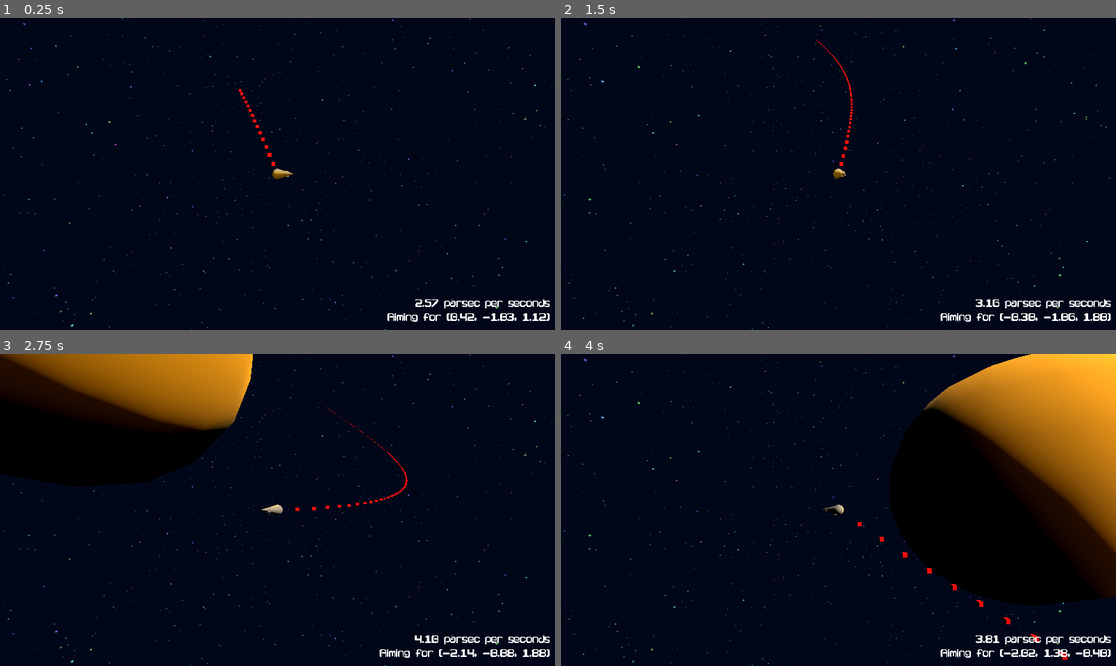
Above: before the commit, frames 1-4 (two rows, left to right).
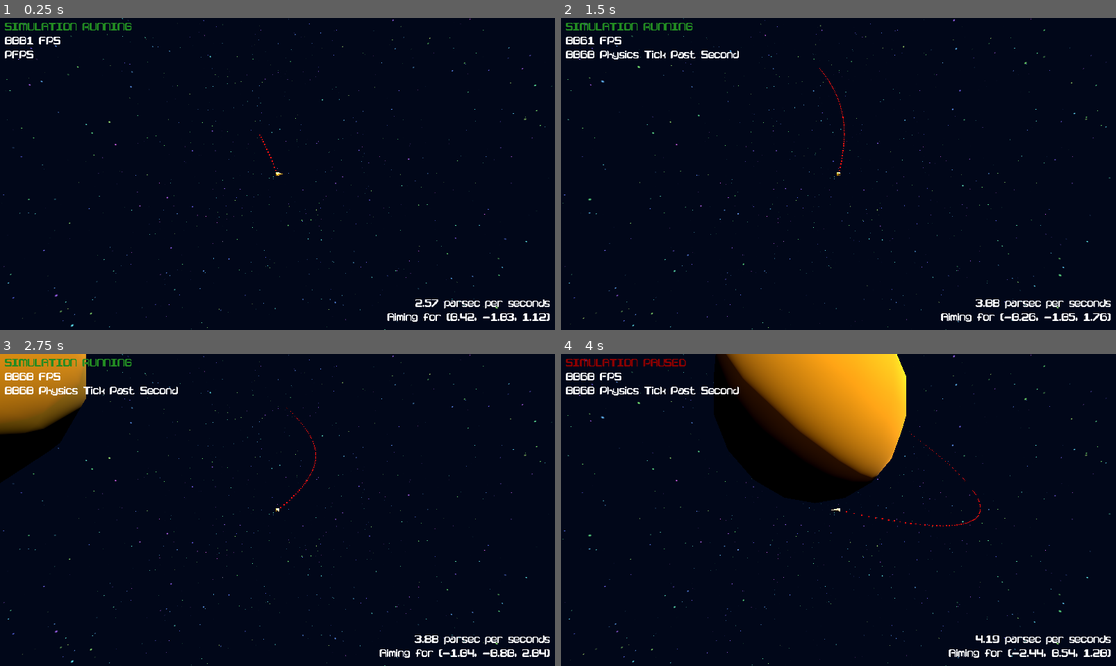
Above: after the commit, the same moments.

Repository: BlessedSleepSeeker/SpeedOfLight
Game: Godot game, scene res://world/StarSystem.tscn
Two runs of this game, one before a commit and one after it. Both use one fixed random seed, a clock stepped at 60 frames per second and the inputs below.
Inputs (mouse positions are in pixels of both pictures, inside the frame that each line leads up to):
- Up to frame 1 (0.25 s): no input
- Up to frame 2 (1.5 s): move the mouse to (960, 158) at 0.52 s; tap Shift (BulletTime, bound only after the commit) at 0.6 s; click (960, 158) at 0.8 s; move the mouse to (727, 189) at 1.27 s; click (727, 189) at 1.35 s
- Up to frame 3 (2.75 s): tap Space (TogglePhysics, bound only after the commit) at 1.55, 2.1 s; move the mouse to (333, 441) at 2.02 s; click (333, 441) at 2.17 s; tap Shift (BulletTime, bound only after the commit) at 2.3 s
- Up to frame 4 (4 s): move the mouse to (810, 572) at 2.77 s; right-click (810, 572) at 2.85 s; click (810, 572) at 3.05 s; move the mouse to (1005, 556) at 3.52 s; tap Shift (BulletTime, bound only after the commit) at 3.6 s; click (1005, 556) at 3.67 s; tap Space (TogglePhysics, bound only after the commit) at 3.8 s

The runs differ from the first frame. In frame 1, 0.7% of the frame differs, in the area x 0-53%, y 1-52%; in frame 2, 1.3%; in frame 3, 16%; in frame 4, 43%, in the area x 0-100%, y 0-98%.

Commit message:
camera swap on click

Diff:
--- /dev/null
+++ b/speed-of-light/HUD/DebugHUD.tscn
@@ -0,0 +1,50 @@
+[gd_scene load_steps=3 format=3 uid="uid://cdb7a5ryj70ke"]
+
+[ext_resource type="Script" uid="uid://bma7feq7vexb2" path="res://HUD/debug_hud.gd" id="1_4qn3b"]
+[ext_resource type="Theme" uid="uid://bk3xwao2qwxm8" path="res://HUD/HUD_theme.tres" id="2_ls625"]
+
+[node name="DebugHUDLayer" type="CanvasLayer"]
+script = ExtResource("1_4qn3b")
+
+[node name="Margin" type="MarginContainer" parent="."]
+anchors_preset = 15
+anchor_right = 1.0
+anchor_bottom = 1.0
+grow_horizontal = 2
+grow_vertical = 2
+theme = ExtResource("2_ls625")
+
+[node name="VBoxContainer" type="VBoxContainer" parent="Margin"]
+layout_mode = 2
+
+[node name="HBoxContainer" type="HBoxContainer" parent="Margin/VBoxContainer"]
+layout_mode = 2
+size_flags_vertical = 3
+
+[node name="HBoxContainer" type="VBoxContainer" parent="Margin/VBoxContainer/HBoxContainer"]
+layout_mode = 2
+size_flags_horizontal = 3
+
+[node name="IsPausedLabel" type="RichTextLabel" parent="Margin/VBoxContainer/HBoxContainer/HBoxContainer"]
+unique_name_in_owner = true
+layout_mode = 2
+size_flags_horizontal = 3
+bbcode_enabled = true
+text = "simulation state"
+fit_content = true
+
+[node name="FPSLabel" type="RichTextLabel" parent="Margin/VBoxContainer/HBoxContainer/HBoxContainer"]
+unique_name_in_owner = true
+layout_mode = 2
+size_flags_horizontal = 3
+bbcode_enabled = true
+text = "FPS"
+fit_content = true
+
+[node name="PFPSLabel" type="RichTextLabel" parent="Margin/VBoxContainer/HBoxContainer/HBoxContainer"]
+unique_name_in_owner = true
+layout_mode = 2
+size_flags_horizontal = 3
+bbcode_enabled = true
+text = "PFPS"
+fit_content = true
--- /dev/null
+++ b/speed-of-light/HUD/debug_hud.gd
@@ -0,0 +1,31 @@
+extends CanvasLayer
+class_name DebugHUD
+
+@export var fps_template: String = "%04d FPS"
+@onready var fps_label: RichTextLabel = %FPSLabel
+
+@export var physic_ticks_template: String = "%04d Physics Tick Past Second"
+@onready var physic_ticks_label: RichTextLabel = %PFPSLabel
+
+@export var is_paused_template: String = "%s"
+@onready var is_paused_label: RichTextLabel = %IsPausedLabel
+
+@onready var prev_physics_frame: int = 0
+
+func update_fps() -> void:
+	fps_label.text = fps_template % Engine.get_frames_per_second()
+
+func update_pfps() -> void:
+	if Engine.get_physics_frames() % 60 == 0:
+		physic_ticks_label.text = physic_ticks_template % (Engine.get_physics_frames() - prev_physics_frame)
+		prev_physics_frame = Engine.get_physics_frames()
+
+func update_is_paused(value: bool) -> void:
+	if value:
+		is_paused_label.text = "[color=dark_red]SIMULATION PAUSED[/color]"
+	else:
+		is_paused_label.text = "[color=forest_green]SIMULATION RUNNING[/color]"
+
+func _unhandled_input(_event):
+	if Input.is_action_just_pressed("ToggleDebug"):
+		self.visible = !self.visible
--- a/speed-of-light/camera/CameraOrbit.tscn
+++ b/speed-of-light/camera/CameraOrbit.tscn
@@ -7,7 +7,6 @@
 
 [node name="SpringArm3D" type="SpringArm3D" parent="."]
 collision_mask = 0
-spring_length = 10.0
 
 [node name="Camera3D" type="Camera3D" parent="SpringArm3D"]
 unique_name_in_owner = true
--- a/speed-of-light/camera/CameraOrbiting.gd
+++ b/speed-of-light/camera/CameraOrbiting.gd
@@ -1,17 +1,18 @@
 extends Node3D
+class_name CameraOrbit
 
 # Simple orbit camera rig control script
 
 # control variables
-@export var maxZoom: float = 20
+@export var maxZoom: float = 60
 @export var minZoom: float = 4
 @export var zoomStep: float = 2
 @export var zoomYStep: float = 0.15
 @export var verticalSensitivity: float = 0.002
 @export var horizontalSensitivity: float = 0.002
-@export var camYOffset: float = 4.0
 @export var camLerpSpeed: float = 16.0
 
+@onready var camera: Camera3D = %Camera3D
 # private variables
 @onready var _springArm : SpringArm3D = $SpringArm3D
 @onready var _curZoom : float = maxZoom
@@ -20,6 +21,9 @@
 
 func _ready() -> void:
 	pass
+
+func make_current() -> void:
+	camera.make_current()
 
 func _input(event) -> void:
 	if event is InputEventMouseMotion && _is_pressed:
@@ -40,10 +44,8 @@
 		if event.is_pressed():
 			if event.button_index == MOUSE_BUTTON_WHEEL_UP and _curZoom > minZoom:
 				_curZoom -= zoomStep
-				camYOffset -= zoomYStep
 			if event.button_index == MOUSE_BUTTON_WHEEL_DOWN and _curZoom < maxZoom:
 				_curZoom += zoomStep
-				camYOffset += zoomYStep
 
 func _physics_process(delta) -> void:
 	# zoom the camera accordingly
--- /dev/null
+++ b/speed-of-light/camera/shaders/highlight_material.tres
@@ -0,0 +1,10 @@
+[gd_resource type="ShaderMaterial" load_steps=2 format=3 uid="uid://d3upegy2sk64a"]
+
+[ext_resource type="Shader" uid="uid://da1ef5cbwilur" path="res://camera/shaders/highlight_shader.gdshader" id="1_bj6g7"]
+
+[resource]
+resource_local_to_scene = true
+render_priority = 0
+shader = ExtResource("1_bj6g7")
+shader_parameter/outline_color = Color(1, 1, 1, 1)
+shader_parameter/outline_width = 10.0
--- /dev/null
+++ b/speed-of-light/camera/shaders/highlight_shader.gdshader
@@ -0,0 +1,23 @@
+shader_type spatial;
+render_mode cull_front, unshaded;
+
+uniform vec4 outline_color : source_color;
+uniform float outline_width = 1.0;
+
+void vertex() {
+	vec4 clip_position = PROJECTION_MATRIX * (MODELVIEW_MATRIX * vec4(VERTEX, 1.0));
+	vec3 clip_normal = mat3(PROJECTION_MATRIX) * (mat3(MODELVIEW_MATRIX) * NORMAL);
+
+	vec2 offset = normalize(clip_normal.xy) / VIEWPORT_SIZE * clip_position.w * outline_width * 2.0;
+
+	clip_position.xy += offset;
+
+	POSITION = clip_position;
+}
+
+void fragment() {
+	ALBEDO = outline_color.rgb;
+	if (outline_color.a < 1.0) {
+		ALPHA = outline_color.a;
+	}
+}
--- a/speed-of-light/comet/Comet.tscn
+++ b/speed-of-light/comet/Comet.tscn
@@ -1,19 +1,27 @@
-[gd_scene load_steps=7 format=3 uid="uid://bs8425q4yrea2"]
+[gd_scene load_steps=8 format=3 uid="uid://bs8425q4yrea2"]
 
 [ext_resource type="Script" uid="uid://c04ppl8c5jc2w" path="res://comet/comet.gd" id="1_xiij3"]
+[ext_resource type="Material" uid="uid://clchh2kla8gsp" path="res://comet/material/base_comet_material.tres" id="2_g1h47"]
 [ext_resource type="PackedScene" uid="uid://pqykoxve28eu" path="res://camera/CameraOrbit.tscn" id="2_se40t"]
 
 [sub_resource type="SphereShape3D" id="SphereShape3D_xiij3"]
+radius = 0.72502416
 
 [sub_resource type="CylinderMesh" id="CylinderMesh_xiij3"]
+material = ExtResource("2_g1h47")
 bottom_radius = 0.0
 
 [sub_resource type="SphereMesh" id="SphereMesh_se40t"]
+material = ExtResource("2_g1h47")
+radius = 0.6
+height = 1.2
 
 [sub_resource type="BoxMesh" id="BoxMesh_se40t"]
+material = ExtResource("2_g1h47")
 size = Vector3(0.4, 0.4, 0.4)
 
 [node name="Comet" type="CharacterBody3D"]
+collision_layer = 3
 script = ExtResource("1_xiij3")
 mass = 1.0
 
@@ -24,7 +32,8 @@
 transform = Transform3D(1.1924881e-08, 0, -1, 0, 1, 0, 1, 0, 1.1924881e-08, 0, 0, 0)
 
 [node name="MeshInstance3D" type="MeshInstance3D" parent="MeshRotator"]
-transform = Transform3D(-0.016021444, 0.9998717, 0, -0.9998717, -0.016021444, 0, 0, 0, 1, -1.1310803, 0, 0)
+unique_name_in_owner = true
+transform = Transform3D(-4.371139e-08, 1, 0, -1, -4.371139e-08, 0, 0, 0, 1, -1.1310803, 0, 0)
 mesh = SubResource("CylinderMesh_xiij3")
 skeleton = NodePath("../..")
 
@@ -34,8 +43,9 @@
 skeleton = NodePath("../..")
 
 [node name="MeshInstance3D3" type="MeshInstance3D" parent="MeshRotator"]
-transform = Transform3D(1, 0, 0, 0, 0.47222775, -0.8814766, 0, 0.8814766, 0.47222775, -1.1848229, 0, 0)
+transform = Transform3D(1, 0, 0, 0, 0.47222775, -0.8814766, 0, 0.8814766, 0.47222775, -1, 0, 0)
 mesh = SubResource("BoxMesh_se40t")
 skeleton = NodePath("../..")
 
 [node name="CameraOrbit" parent="." instance=ExtResource("2_se40t")]
+unique_name_in_owner = true
--- a/speed-of-light/comet/TailMesh.tscn
+++ b/speed-of-light/comet/TailMesh.tscn
@@ -16,3 +16,9 @@
 [node name="TailMesh" type="CSGMesh3D" parent="."]
 mesh = SubResource("BoxMesh_24vei")
 material = SubResource("StandardMaterial3D_24vei")
+
+[node name="FadeTimer" type="Timer" parent="."]
+unique_name_in_owner = true
+wait_time = 60.0
+one_shot = true
+autostart = true
--- a/speed-of-light/comet/comet.gd
+++ b/speed-of-light/comet/comet.gd
@@ -10,19 +10,41 @@
 @export var draw_tail: bool = true
 @export var tail_mesh: PackedScene = preload("res://comet/TailMesh.tscn")
 
+@export var highlight_color: Color = Color8(255, 255, 255)
+@export var highlight_color_off: Color = Color8(255, 255, 255, 0)
+@export var highlight_tween_time: float = 0.4
+
 @onready var skin: Node3D = $MeshRotator
+@onready var camera: CameraOrbit = %CameraOrbit
+@onready var highlight_material: ShaderMaterial = %MeshInstance3D.mesh.material.next_pass
 
 const GRAVITY: float = 6.6743 * pow(10,-1)
 
+var is_selected: bool = false:
+	set(value):
+		toggle_highlight(value)
+		is_selected = value
+
+var _physics_on: bool = true
+
+var is_aiming: bool = true
+
 func _ready():
 	self.velocity = initial_velocity
+	activate_camera()
+	highlight_material.set_shader_parameter("outline_color", highlight_color_off)
+	self.mouse_entered.connect(on_mouse_state_changed.bind(true))
+	self.mouse_exited.connect(on_mouse_state_changed.bind(false))
 
+#region UI Getters
 func get_speed() -> float:
 	return abs(self.velocity.x) + abs(self.velocity.y) + abs(self.velocity.z)
 
 func get_direction() -> Vector3:
 	return self.velocity
+#endregion
 
+#region Gravity Physics
 func calculate_gravity_pull(puller: GravitationalPuller) -> Vector3:
 	##print("Calculating gravity pull for %s" % puller.name)
 	var m1m2: float = self.mass * puller.mass
@@ -47,10 +69,49 @@
 	self.velocity += gravity_pull
 
 func _physics_process(_delta):
-	#self.velocity = self.transform.basis.z * delta * speed
-	skin.look_at(velocity)
-	move_and_collide(self.velocity)
-	if draw_tail == true:
-		var inst = tail_mesh.instantiate()
-		get_tree().root.add_child(inst)
-		inst.global_position = self.global_position
+	if _physics_on:
+		skin.look_at(velocity)
+		move_and_collide(self.velocity)
+		if draw_tail == true:
+			var inst = tail_mesh.instantiate()
+			get_tree().root.add_child(inst)
+			inst.global_position = self.global_position
+
+func set_physics_toggle(value: bool) -> void:
+	if is_aiming == false:
+		_physics_on = value
+
+#endregion
+
+#region Graphics
+
+func on_mouse_state_changed(value: bool) -> void:
+	is_selected = value
+
+func toggle_highlight(direction: bool) -> void:
+	var tween: Tween = create_tween()
+	tween.tween_property(highlight_material, "shader_parameter/outline_color", highlight_color if direction else highlight_color_off, highlight_tween_time)
+
+func activate_camera() -> void:
+	camera.make_current()
+#endregion
+
+#region Input
+
+func _unhandled_input(_event):
+	if Input.is_action_just_pressed("TogglePhysics"):
+		_physics_on = !_physics_on
+	if Input.is_action_just_pressed("BulletTime"):
+		toggle_bullet_time(true)
+	if Input.is_action_just_released("BulletTime"):
+		toggle_bullet_time(false)
+
+
+func toggle_bullet_time(toggle: bool) -> void:
+	print("toggled bullet time : %s" % toggle)
+	if toggle:
+		var tween: Tween = get_tree().create_tween()
+		tween.tween_property(Engine, "time_scale", 0.1, 0.4).set_trans(Tween.TRANS_CUBIC).set_ease(Tween.EASE_OUT)
+	else:
+		var tween: Tween = get_tree().create_tween()
+		tween.tween_property(Engine, "time_scale", 1.0, 0.4).set_trans(Tween.TRANS_CUBIC).set_ease(Tween.EASE_OUT)
--- /dev/null
+++ b/speed-of-light/comet/material/base_comet_material.tres
@@ -0,0 +1,6 @@
+[gd_resource type="StandardMaterial3D" load_steps=2 format=3 uid="uid://clchh2kla8gsp"]
+
+[ext_resource type="Material" uid="uid://d3upegy2sk64a" path="res://camera/shaders/highlight_material.tres" id="1_51uax"]
+
+[resource]
+next_pass = ExtResource("1_51uax")
--- a/speed-of-light/comet/tail_mesh.gd
+++ b/speed-of-light/comet/tail_mesh.gd
@@ -1,5 +1,22 @@
 extends StaticBody3D
 
+@onready var fade_timer: Timer = %FadeTimer
+
+var _physics_on: bool = true:
+	set(value):
+		_physics_on = value
+		toggle_physics(_physics_on)
+
 func _ready():
-	await get_tree().create_timer(60).timeout
-	queue_free()
+	fade_timer.timeout.connect(fade_away)
+
+
+func toggle_physics(value: bool) -> void:
+	fade_timer.paused = not value
+
+func fade_away() -> void:
+	self.queue_free()
+
+func _unhandled_input(_event):
+	if Input.is_action_just_pressed("TogglePhysics"):
+		_physics_on = !_physics_on
--- a/speed-of-light/project.godot
+++ b/speed-of-light/project.godot
@@ -13,6 +13,7 @@
 config/name="Speed Of Light"
 run/main_scene="uid://dwolhykk0y7ui"
 config/features=PackedStringArray("4.5", "Forward Plus")
+run/max_fps=144
 config/icon="res://icon.svg"
 
 [display]
@@ -38,7 +39,31 @@
 
 RotateCameraMouse={
 "deadzone": 0.2,
-"events": [Object(InputEventMouseButton,"resource_local_to_s …(202 unchanged characters)… ctor2(0, 0),"factor":1.0,"button_index":1,"canceled":false,"pressed":false,"double_click":false,"script":null)
-, Object(InputEventMouseButton,"resource_local_to_scene":false,"resource_name":"","device":-1,"window_id":0,"alt_pressed":false,"shift_pressed":false,"ctrl_pressed":false,"meta_pressed":false,"button_mask":0,"position":Vector2(0, 0),"global_position":Vector2(0, 0),"factor":1.0,"button_index":2,"canceled":false,"pressed":false,"double_click":false,"script":null)
+"events": [Object(InputEventMouseButton,"resource_local_to_s …(202 unchanged characters)… ctor2(0, 0),"factor":1.0,"button_index":2,"canceled":false,"pressed":false,"double_click":false,"script":null)
 ]
 }
+Click={
+"deadzone": 0.2,
+"events": [Object(InputEventMouseButton,"resource_local_to_scene":false,"resource_name":"","device":-1,"window_id":0,"alt_pressed":false,"shift_pressed":false,"ctrl_pressed":false,"meta_pressed":false,"button_mask":0,"position":Vector2(0, 0),"global_position":Vector2(0, 0),"factor":1.0,"button_index":1,"canceled":false,"pressed":false,"double_click":false,"script":null)
+]
+}
+TogglePhysics={
+"deadzone": 0.2,
+"events": [Object(InputEventKey,"resource_local_to_scene":false,"resource_name":"","device":-1,"window_id":0,"alt_pressed":false,"shift_pressed":false,"ctrl_pressed":false,"meta_pressed":false,"pressed":false,"keycode":0,"physical_keycode":32,"key_label":0,"unicode":32,"location":0,"echo":false,"script":null)
+]
+}
+BulletTime={
+"deadzone": 0.2,
+"events": [Object(InputEventKey,"resource_local_to_scene":false,"resource_name":"","device":-1,"window_id":0,"alt_pressed":false,"shift_pressed":false,"ctrl_pressed":false,"meta_pressed":false,"pressed":false,"keycode":0,"physical_keycode":4194325,"key_label":0,"unicode":0,"location":0,"echo":false,"script":null)
+]
+}
+ToggleDebug={
+"deadzone": 0.2,
+"events": [Object(InputEventKey,"resource_local_to_scene":false,"resource_name":"","device":-1,"window_id":0,"alt_pressed":false,"shift_pressed":false,"ctrl_pressed":false,"meta_pressed":false,"pressed":false,"keycode":0,"physical_keycode":4194334,"key_label":0,"unicode":0,"location":0,"echo":false,"script":null)
+]
+}
+
+[layer_names]
+
+3d_physics/layer_1="body_collisions"
+3d_physics/layer_2="ray_collision"
--- a/speed-of-light/world/StarSystem.tscn
+++ b/speed-of-light/world/StarSystem.tscn
@@ -6,6 +6,8 @@
 [ext_resource type="PackedScene" uid="uid://w1psgvc7ptbx" path="res://world/stars/Star.tscn" id="3_6cfv3"]
 [ext_resource type="PackedScene" uid="uid://dcx4pnt0kt3gn" path="res://world/planets/Planet.tscn" id="4_rca7r"]
 [ext_resource type="PackedScene" uid="uid://c7q63bor5yfyf" path="res://HUD/CometHUD.tscn" id="5_xf21s"]
+[ext_resource type="PackedScene" uid="uid://djl0k2l0ko8qt" path="res://world/camera_selector/CameraSelector.tscn" id="7_atutu"]
+[ext_resource type="PackedScene" uid="uid://cdb7a5ryj70ke" path="res://HUD/DebugHUD.tscn" id="7_iuvtf"]
 
 [sub_resource type="ShaderMaterial" id="ShaderMaterial_6cfv3"]
 shader = ExtResource("2_frprf")
@@ -86,3 +88,9 @@
 
 [node name="CometHUDLayer" parent="." instance=ExtResource("5_xf21s")]
 unique_name_in_owner = true
+
+[node name="DebugHUDLayer" parent="." instance=ExtResource("7_iuvtf")]
+unique_name_in_owner = true
+
+[node name="CameraSelector" parent="." instance=ExtResource("7_atutu")]
+unique_name_in_owner = true
--- /dev/null
+++ b/speed-of-light/world/camera_selector/CameraSelector.tscn
@@ -0,0 +1,12 @@
+[gd_scene load_steps=2 format=3 uid="uid://djl0k2l0ko8qt"]
+
+[ext_resource type="Script" uid="uid://dl0a1vrute6ea" path="res://world/camera_selector/camera_selector.gd" id="1_78r0f"]
+
+[node name="CameraSelector" type="Node"]
+script = ExtResource("1_78r0f")
+
+[node name="RayCast3D" type="RayCast3D" parent="."]
+unique_name_in_owner = true
+collision_mask = 2
+collide_with_areas = true
+debug_shape_custom_color = Color(1, 0, 0, 1)
--- /dev/null
+++ b/speed-of-light/world/camera_selector/camera_selector.gd
@@ -0,0 +1,23 @@
+extends Node
+class_name CameraSelector
+
+@export var ray_length: float = 1000
+
+@onready var ray: RayCast3D = %RayCast3D
+
+signal entity_selected(entity: Node3D)
+
+func update_ray() -> void:
+	var mouse_pos: Vector2 = get_viewport().get_mouse_position()
+	var ray_origin: Vector3 = get_viewport().get_camera_3d().project_ray_origin(mouse_pos)
+	var ray_direction: Vector3 = ray_origin + get_viewport().get_camera_3d().project_ray_normal(mouse_pos) * ray_length
+	ray.global_position = ray_origin
+	ray.target_position = ray_direction
+
+func is_ray_colliding() -> bool:
+	return ray.is_colliding()
+
+func _process(_delta):
+	update_ray()
+	if Input.is_action_just_pressed("Click") && is_ray_colliding():
+		pass#entity_selected.emit(ray.get_collider().get_parent())
--- a/speed-of-light/world/planets/Planet.tscn
+++ b/speed-of-light/world/planets/Planet.tscn
@@ -24,6 +24,7 @@
 height = 0.1
 
 [node name="Planet" type="StaticBody3D"]
+collision_layer = 3
 script = ExtResource("1_pkd2e")
 mass = 200.0
 
--- a/speed-of-light/world/star_system.gd
+++ b/speed-of-light/world/star_system.gd
@@ -3,21 +3,68 @@
 
 @onready var comet: Comet = $Comet
 @onready var comet_hud: CometHUD = %CometHUDLayer
+@onready var camera_selector: CameraSelector = %CameraSelector
+
+@onready var debug_hud: DebugHUD = %DebugHUDLayer
 
 var gravity_pullers: Array[Node] = []
 
+var _physics_on: bool = true:
+	set(value):
+		_physics_on = value
+
 func _ready():
 	register_gravity_pullers()
+	camera_selector.entity_selected.connect(_on_entity_selected)
+	debug_hud.update_is_paused(!_physics_on)
 
+#region Physics
 func register_gravity_pullers() -> void:
 	gravity_pullers = get_tree().get_nodes_in_group("GravitationalPullers")
 
-func _physics_process(delta):
-	for gravity_puller: GravitationalPuller in gravity_pullers:
-		if gravity_puller.is_visible_in_tree():
-			var gravity_pull: Vector3 = comet.calculate_gravity_pull(gravity_puller)
-			comet.apply_pull(gravity_pull)
+func _physics_process(_delta):
+	if _physics_on:
+		for gravity_puller: GravitationalPuller in gravity_pullers:
+			if gravity_puller.is_visible_in_tree():
+				var gravity_pull: Vector3 = comet.calculate_gravity_pull(gravity_puller)
+				comet.apply_pull(gravity_pull * _delta * 60)
+	debug_hud.update_pfps()
 
+func toggle_physics():
+	_physics_on = !_physics_on
+	debug_hud.update_is_paused(!_physics_on)
+#endregion
+
+
+#region HUD
 func _process(_delta):
 	comet_hud.update_speed(comet.get_speed())
 	comet_hud.update_direction(comet.get_direction())
+	debug_hud.update_fps()
+#endregion
+
+#region Click
+func check_for_click() -> void:
+	if comet.is_aiming:
+		pass
+		return
+	if comet.is_selected:
+		_on_entity_selected(comet)
+		return
+	for entity: Node3D in gravity_pullers:
+		if "is_selected" in entity && entity.is_visible_in_tree(): ## Check if the variable exist in the object
+			if entity.is_selected:
+				_on_entity_selected(entity)
+
+func _on_entity_selected(entity: Node3D) -> void:
+	if entity.has_method("activate_camera"):
+		entity.activate_camera()
+
+#endregion
+
+
+func _unhandled_input(_event):
+	if Input.is_action_just_pressed("Click"):
+		check_for_click()
+	if Input.is_action_just_pressed("TogglePhysics"):
+		toggle_physics()
--- a/speed-of-light/world/stars/Star.tscn
+++ b/speed-of-light/world/stars/Star.tscn
@@ -1,20 +1,25 @@
-[gd_scene load_steps=5 format=3 uid="uid://w1psgvc7ptbx"]
+[gd_scene load_steps=7 format=3 uid="uid://w1psgvc7ptbx"]
 
 [ext_resource type="Script" uid="uid://b5kehyhy7wmdr" path="res://world/stars/star.gd" id="1_sljp3"]
+[ext_resource type="Material" uid="uid://d3upegy2sk64a" path="res://camera/shaders/highlight_material.tres" id="2_j2866"]
+[ext_resource type="PackedScene" uid="uid://pqykoxve28eu" path="res://camera/CameraOrbit.tscn" id="3_vp5b0"]
 
 [sub_resource type="StandardMaterial3D" id="StandardMaterial3D_mnlgg"]
+resource_local_to_scene = true
+next_pass = ExtResource("2_j2866")
 vertex_color_use_as_albedo = true
 albedo_color = Color(1, 0.7166667, 0, 1)
 
 [sub_resource type="SphereMesh" id="SphereMesh_mnlgg"]
+resource_local_to_scene = true
 material = SubResource("StandardMaterial3D_mnlgg")
 radius = 70.0
 height = 140.0
 radial_segments = 16
 rings = 8
 
-[sub_resource type="SphereShape3D" id="SphereShape3D_sljp3"]
-radius = 700.0
+[sub_resource type="SphereShape3D" id="SphereShape3D_j2866"]
+radius = 70.0
 
 [node name="Star" type="StaticBody3D"]
 script = ExtResource("1_sljp3")
@@ -29,13 +34,16 @@
 [node name="MeshInstance3D" type="MeshInstance3D" parent="."]
 mesh = SubResource("SphereMesh_mnlgg")
 
-[node name="GravityArea" type="Area3D" parent="."]
+[node name="MouseArea" type="Area3D" parent="."]
 unique_name_in_owner = true
-gravity_space_override = 1
-gravity_point = true
-gravity_point_unit_distance = 70.0
-gravity_point_center = Vector3(0, 0, 0)
-gravity_direction = Vector3(0, 0, 0)
+collision_layer = 3
+collision_mask = 0
 
-[node name="CollisionShape3D" type="CollisionShape3D" parent="GravityArea"]
-shape = SubResource("SphereShape3D_sljp3")
+[node name="CollisionShape3D" type="CollisionShape3D" parent="MouseArea"]
+shape = SubResource("SphereShape3D_j2866")
+
+[node name="CameraOrbit" parent="." instance=ExtResource("3_vp5b0")]
+unique_name_in_owner = true
+maxZoom = 800.0
+minZoom = 60.0
+zoomStep = 20.0
--- a/speed-of-light/world/stars/star.gd
+++ b/speed-of-light/world/stars/star.gd
@@ -1,11 +1,31 @@
 extends GravitationalPuller
 class_name Star
 
-@onready var gravity_area: Area3D = %GravityArea
+@export var highlight_color: Color = Color8(255, 255, 255)
+@export var highlight_color_off: Color = Color8(255, 255, 255, 0)
+@export var highlight_tween_time: float = 0.4
+
+@onready var mouse_area: Area3D = $%MouseArea
+@onready var highlight_material: ShaderMaterial = $MeshInstance3D.mesh.material.next_pass
+@onready var camera: CameraOrbit = %CameraOrbit
+
+var is_selected: bool = false:
+	set(value):
+		toggle_highlight(value)
+		is_selected = value
 
 func _ready():
 	super()
-	gravity_area.body_entered.connect(on_body_entered)
+	highlight_material.set_shader_parameter("outline_color", highlight_color_off)
+	mouse_area.mouse_entered.connect(on_mouse_state_changed.bind(true))
+	mouse_area.mouse_exited.connect(on_mouse_state_changed.bind(false))
 
-func on_body_entered(body: Node3D) -> void:
-	print("body %s entered %s" % [body.name, self.name])
+func toggle_highlight(direction: bool) -> void:
+	var tween: Tween = create_tween()
+	tween.tween_property(highlight_material, "shader_parameter/outline_color", highlight_color if direction else highlight_color_off, highlight_tween_time)
+
+func activate_camera() -> void:
+	camera.make_current()
+
+func on_mouse_state_changed(value: bool) -> void:
+	is_selected = value
Not shown, added: speed-of-light/HUD/debug_hud.gd.uid
Not shown, added: speed-of-light/camera/shaders/highlight_shader.gdshader.uid
Not shown: 1 places in speed-of-light/world/StarSystem.tscn that only renumber resources
Not shown, added: speed-of-light/world/camera_selector/camera_selector.gd.uid
